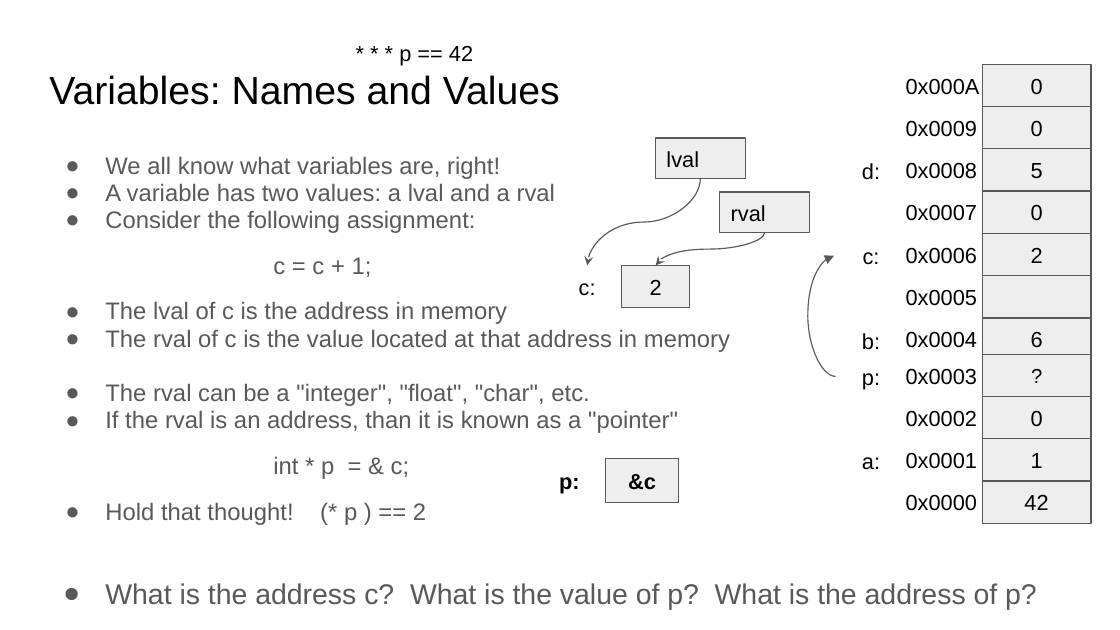
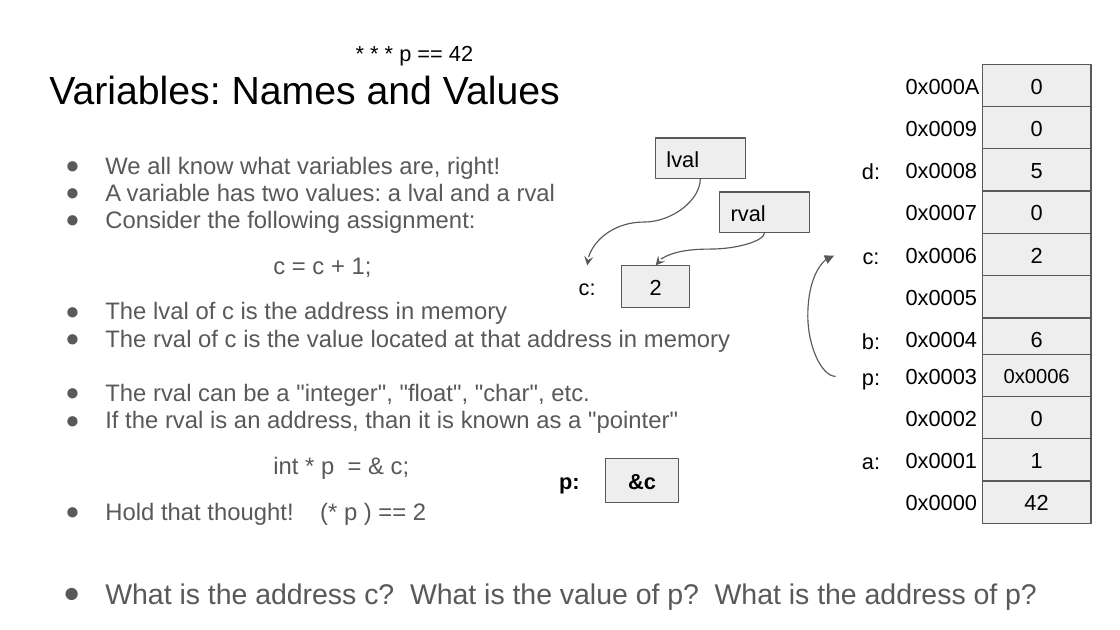
Before and after one commit to COMP122/comp122-s23, a slide deck: slide 10 of models-comp-comm/documents/process.pptx. Drawn at 1120x630 pixels with LibreOffice and Linux fonts; fonts in the diff are those of the drawing. Boxes give left, top, right and bottom in pixels: in the first picture for what was removed or moved away, otherwise in the second. Text is boxed around its words. In the diff, an @@ line names an element or a change of style, - is before the commit and + after.

```diff
--- a/models-comp-comm/documents/process.pptx
+++ b/models-comp-comm/documents/process.pptx
@@ text in rectangle at <box>1004,369,1070,384</box>: text changed @@
-?
+0x0006
```
Also in this commit, not shown: 1 other slide changed, 1 other file.
